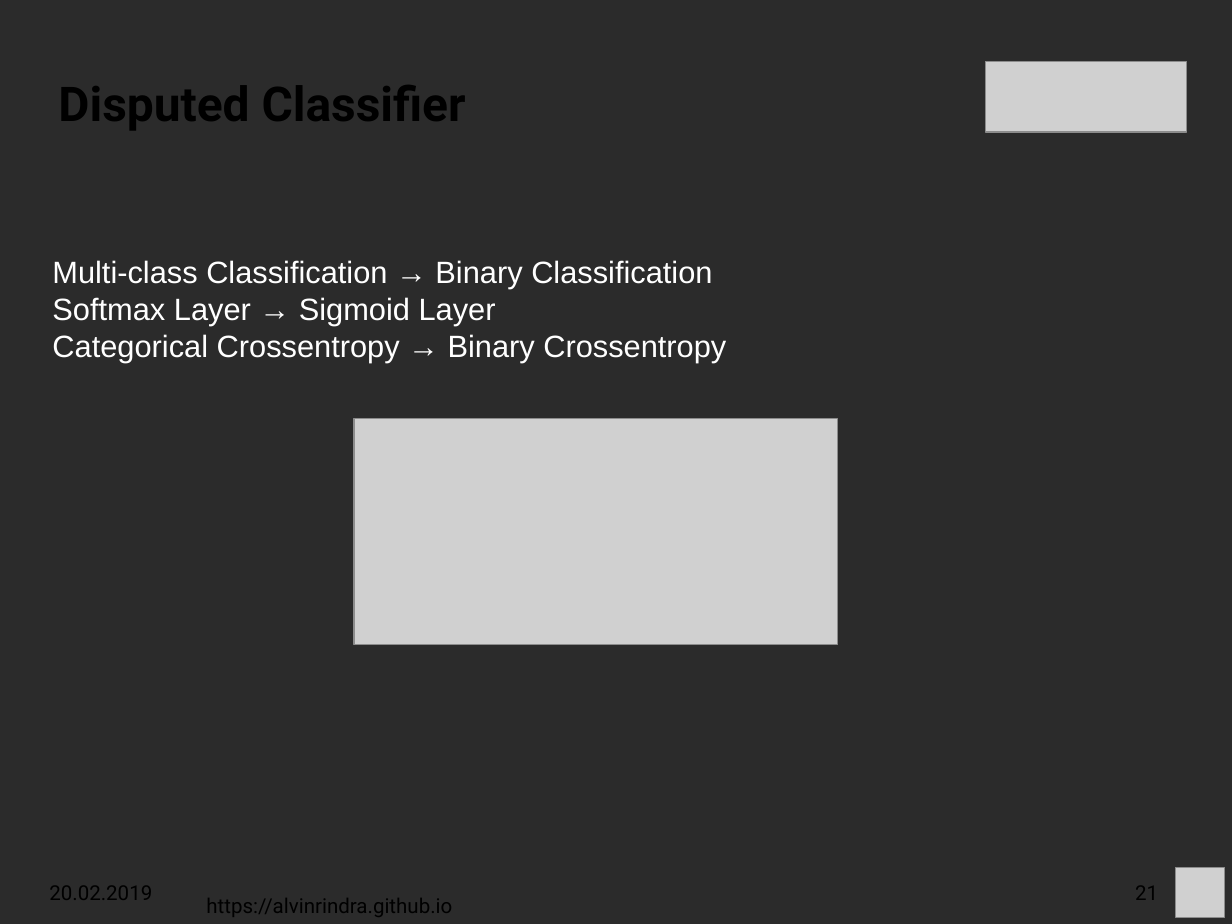
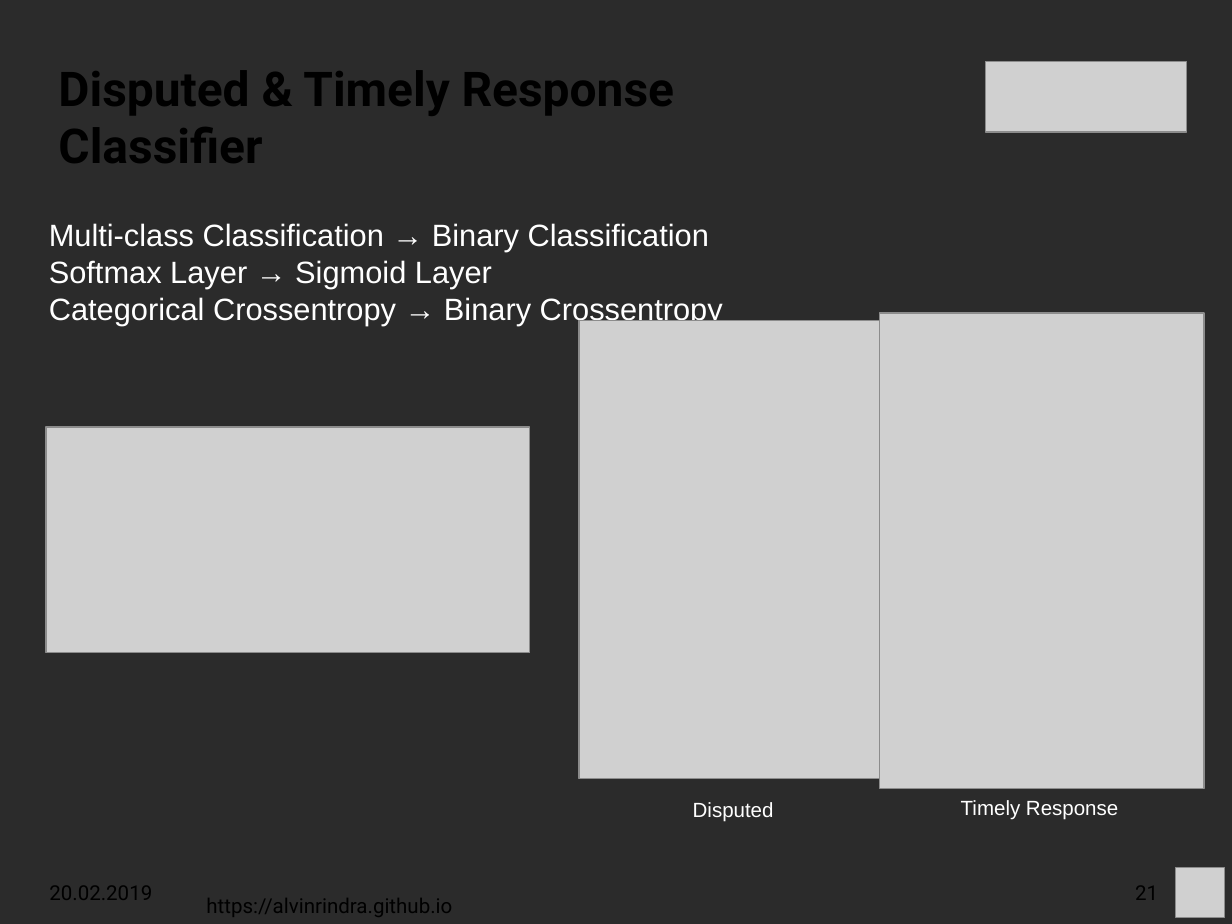
Before and after one commit to alvinrindra/alvinrindra.github.io, a slide deck: slide 21 of impress/ginkgo-analytics/Fazrie_DataCase_Talk.odp. Drawn at 1232x924 pixels with LibreOffice and Linux fonts; fonts in the diff are those of the drawing; grey boxes stand for pictures; background and template pictures are left out; a plain dark background stands for a picture behind light text. Boxes give left, top, right and bottom in pixels: in the first picture for what was removed or moved away, otherwise in the second. Text is boxed around its words. In the diff, an @@ line names an element or a change of style, - is before the commit and + after.

```diff
--- a/impress/ginkgo-analytics/Fazrie_DataCase_Talk.odp
+++ b/impress/ginkgo-analytics/Fazrie_DataCase_Talk.odp
@@ text at [58, 70, 674, 163]: text changed @@
-Disputed Classifier
+Disputed & Timely Response
+Classifier
@@ text "Multi-class Classification → Binary Classification": place and size @@
-text "Multi-class Classification → Binary Classification" at [52, 260, 726, 362]
+text "Multi-class Classification → Binary Classification" at [49, 223, 723, 325]
@@ picture added at [579, 320, 899, 779] @@
@@ picture added at [880, 313, 1204, 788] @@
@@ picture: place and size @@
-picture at [354, 419, 838, 644]
+picture at [46, 428, 530, 653]
@@ text added at [693, 802, 774, 822], 12 pt, text #FFFFFF @@
+Disputed
@@ text added at [961, 800, 1118, 819], 12 pt, text #FFFFFF @@
+Timely Response
```
Also in this commit, not shown: 1 other slide changed, 1 slide added, 1 other file.
